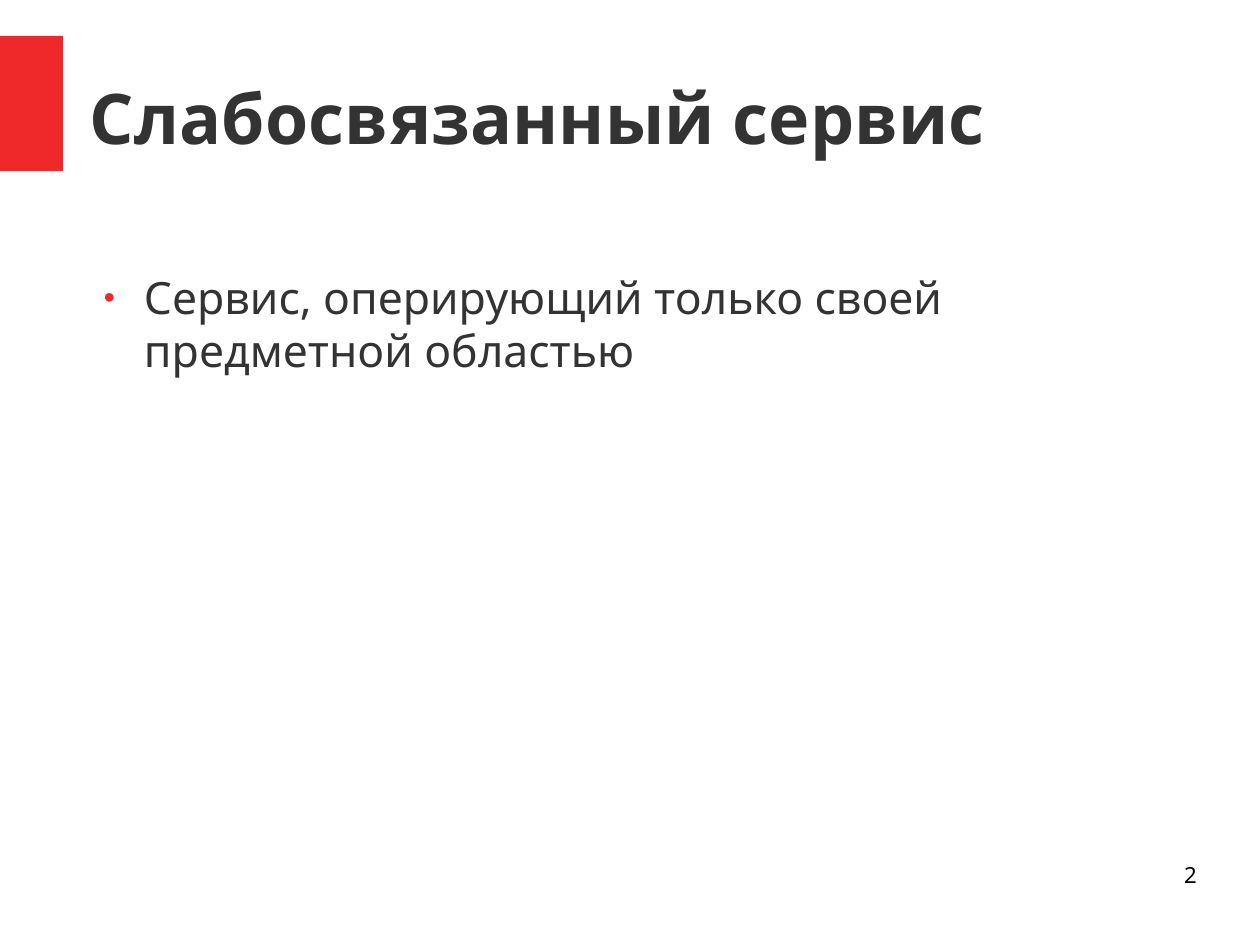
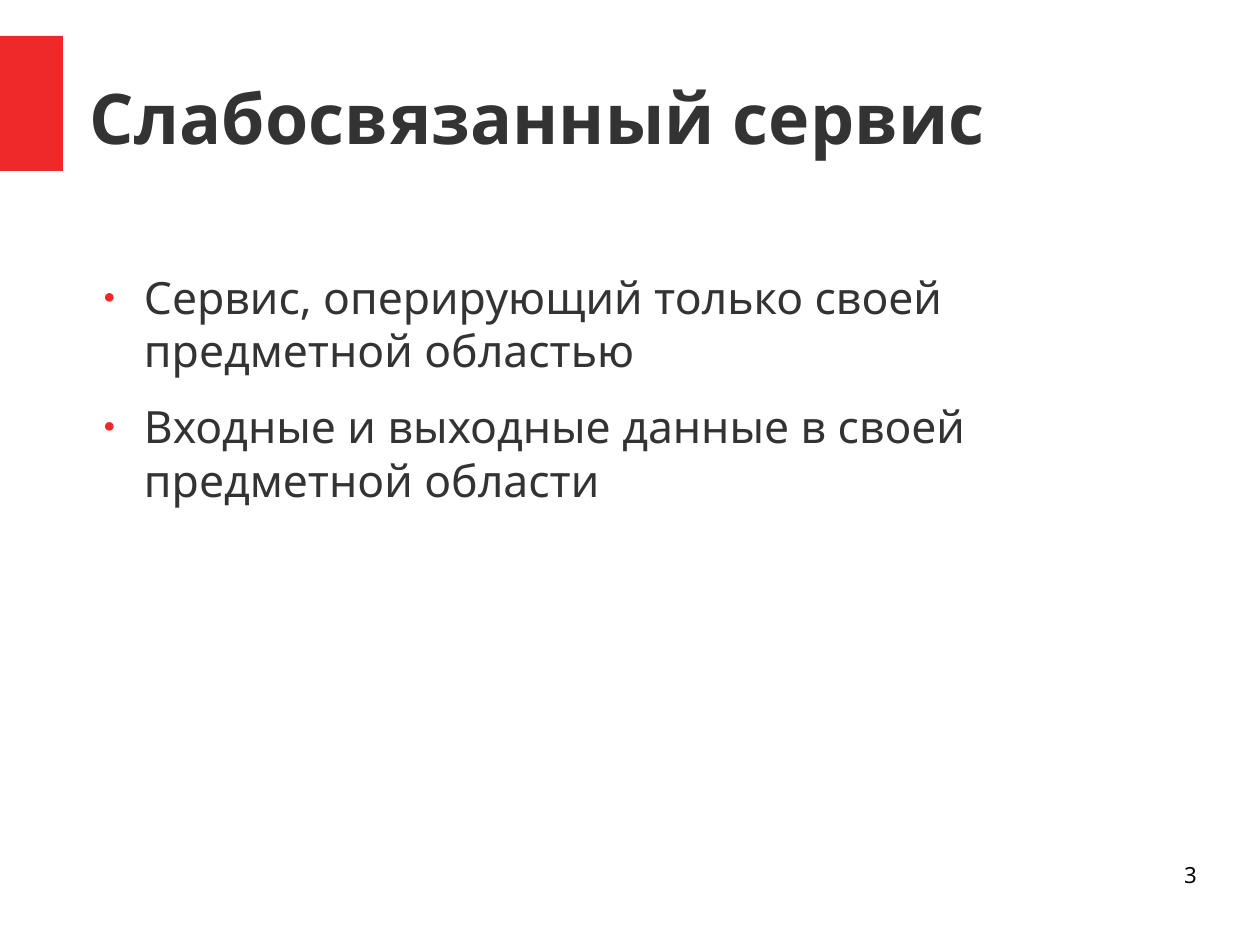
Before and after one commit to ilb/devmethodology, a slide deck: slide 3 of docs/presentation/services.odp (slide 2 before the commit). Drawn at 1260x945 pixels with LibreOffice and Linux fonts; fonts in the diff are those of the drawing. Boxes give left, top, right and bottom in pixels: in the first picture for what was removed or moved away, otherwise in the second. Text is boxed around its words. In the diff, an @@ line names an element or a change of style, - is before the commit and + after.

```diff
--- a/docs/presentation/services.odp
+++ b/docs/presentation/services.odp
@@ text at <box>144,409,965,508</box>: paragraph added @@
+● Входные и выходные данные в своей предметной области
@@ page number at <box>1184,867,1197,884</box>: text changed @@
-2
+3
```
Also in this commit, not shown: 1 other slide changed, 2 slides added.
